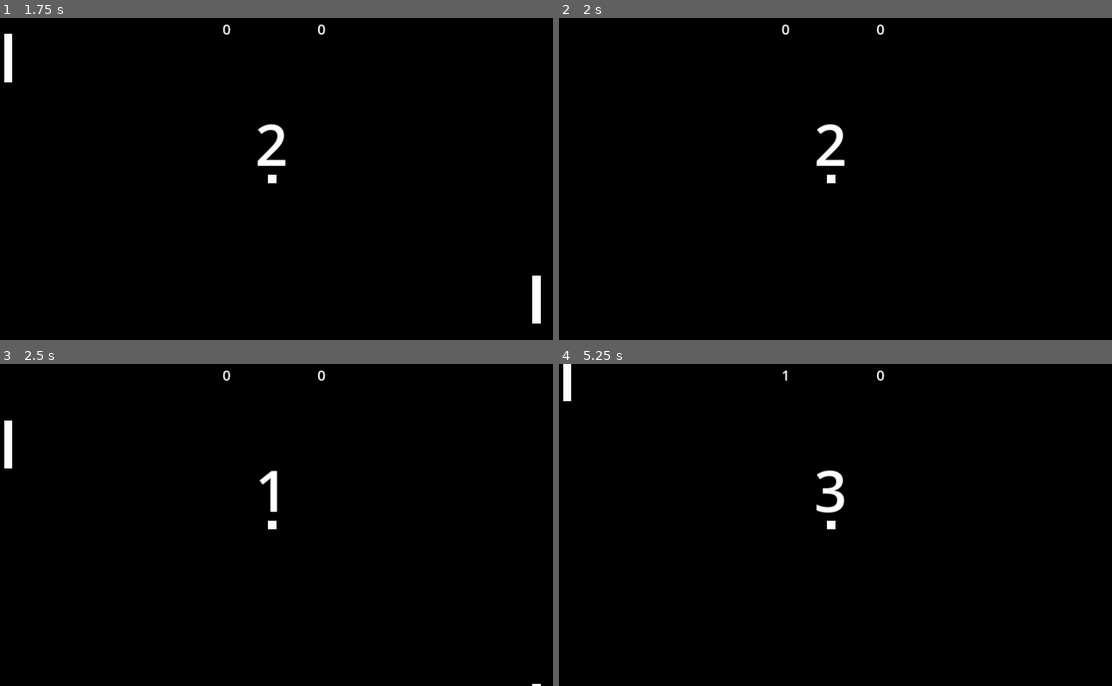
Above: before the commit, frames 1-4 (two rows, left to right).
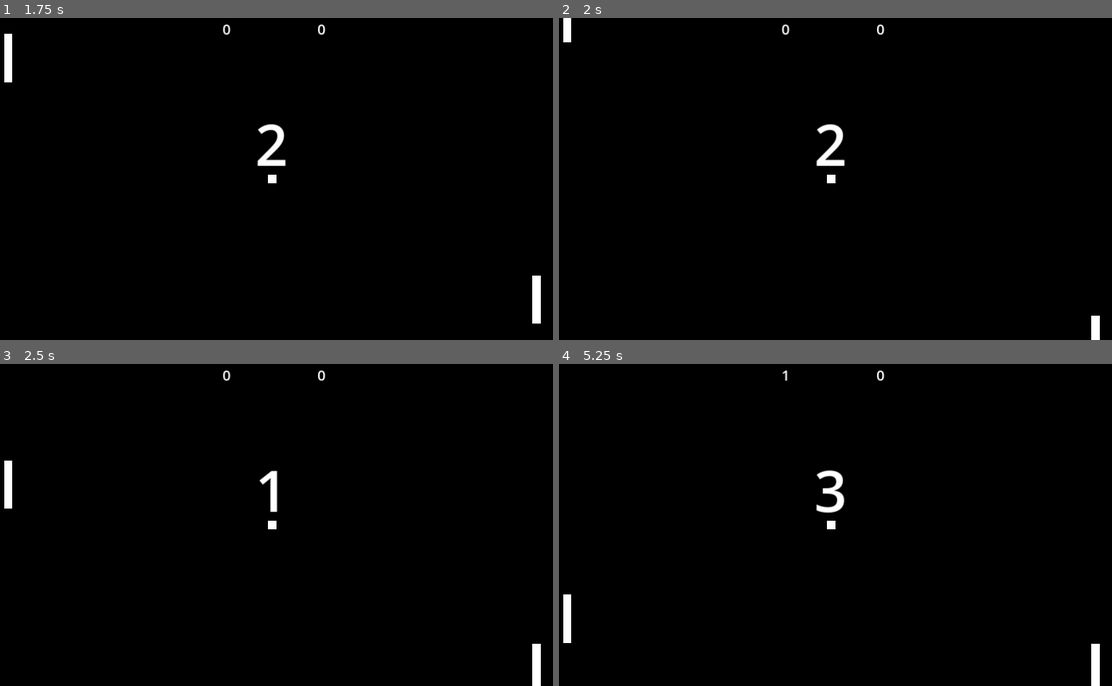
Above: after the commit, the same moments.

Repository: GasparBianco/Pong
Game: Godot game, scene res://scenes/menu.tscn
Same seed, same stepped clock (60 frames per second), same inputs: the game is played once before the commit and once after it.
Inputs:
- Up to frame 1 (1.75 s): click "Iniciar juego" at 0.5 s; hold W (Player1_UP) from 1.28 s (still down); hold Down (Player2_DOWN) from 1.28 s (still down)
- Up to frame 2 (2 s): keep holding W (Player1_UP); keep holding Down (Player2_DOWN)
- Up to frame 3 (2.5 s): release W (Player1_UP) at 2.03 s; release Down (Player2_DOWN) at 2.03 s; hold S (Player1_DOWN) from 2.03 s (still down); tap Up (Player2_UP) at 2.1 s
- Up to frame 4 (5.25 s): tap Enter at 2.75 s; release S (Player1_DOWN) at 2.78 s; hold Down (Player2_DOWN) 2.78-3.53 s; hold W (Player1_UP) 2.78-4.28 s; tap Space at 3.5 s; tap Up (Player2_UP) at 3.6, 5.1 s; hold Down (Player2_DOWN) 4.28-5.03 s; hold S (Player1_DOWN) from 4.28 s (still down)

Frame 1 is identical in both runs. In frame 2, 0.2% of the frame differs, in the area x 0-98%, y 0-100%; in frame 3, 0.5%; in frame 4, 0.6%.

Commit message:
refactors

Diff:
--- a/scenes/Juego.tscn
+++ b/scenes/Juego.tscn
@@ -143,7 +143,7 @@
 [node name="Salir" type="Button" parent="MenuPausa/Contenedor"]
 process_mode = 2
 layout_mode = 2
-text = "Salir al escritorio"
+text = "Salir"
 
 [node name="Gol" type="AudioStreamPlayer" parent="."]
 stream = ExtResource("7_545xp")
--- a/scenes/menu.tscn
+++ b/scenes/menu.tscn
@@ -2,14 +2,14 @@
 
 [ext_resource type="Script" path="res://scripts/Menu.gd" id="1_dmp0t"]
 
-[node name="Menu" type="Node2D"]
+[node name="Menu" type="Node"]
 script = ExtResource("1_dmp0t")
 
 [node name="ColorRect" type="ColorRect" parent="."]
-offset_left = -77.0
-offset_top = -59.0
-offset_right = 1325.0
-offset_bottom = 746.0
+offset_left = -71.0
+offset_top = -46.0
+offset_right = 1331.0
+offset_bottom = 759.0
 color = Color(0, 0, 0, 1)
 
 [node name="VBoxContainer" type="VBoxContainer" parent="."]
--- a/scripts/Menu.gd
+++ b/scripts/Menu.gd
@@ -1,4 +1,4 @@
-extends Node2D
+extends Node
 
 
 # Called when the node enters the scene tree for the first time.
--- a/scripts/Pelota.gd
+++ b/scripts/Pelota.gd
@@ -10,10 +10,10 @@
 	position += delta * velocidad * direccion
 
 func comienzo_nuevo_gol():
-	var initialDirection = randf_range(-1, 1)
+	var direccionInicial = randf_range(-1, 1)
 	var direccionX = randi_range(0, 1) * 2 - 1
-	var x = cos(initialDirection) * direccionX
-	var y = sin(initialDirection)
+	var x = cos(direccionInicial) * direccionX
+	var y = sin(direccionInicial)
 	direccion = Vector2(x, y).normalized()
 	velocidad = 750
 
--- a/scripts/Player1.gd
+++ b/scripts/Player1.gd
@@ -12,3 +12,4 @@
 		position.y += delta * 600
 	elif Input.is_action_pressed("Player1_UP"):
 		position.y -= delta * 600
+	position.y = clamp(position.y, 0, 720)
--- a/scripts/Player2.gd
+++ b/scripts/Player2.gd
@@ -12,3 +12,4 @@
 		position.y += delta * 600
 	elif Input.is_action_pressed("Player2_UP"):
 		position.y -= delta * 600
+	position.y = clamp(position.y, 0, 720)
